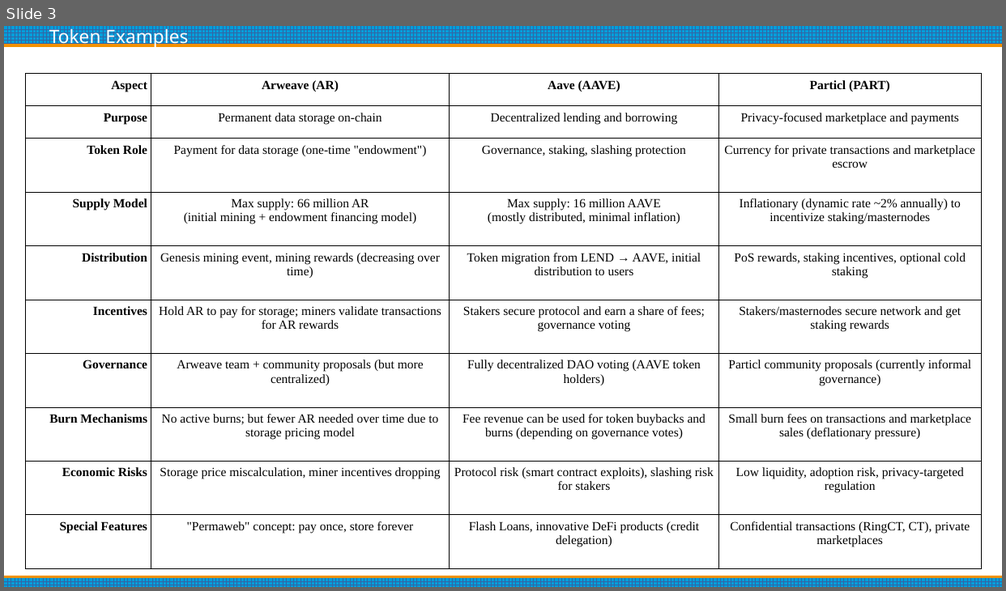
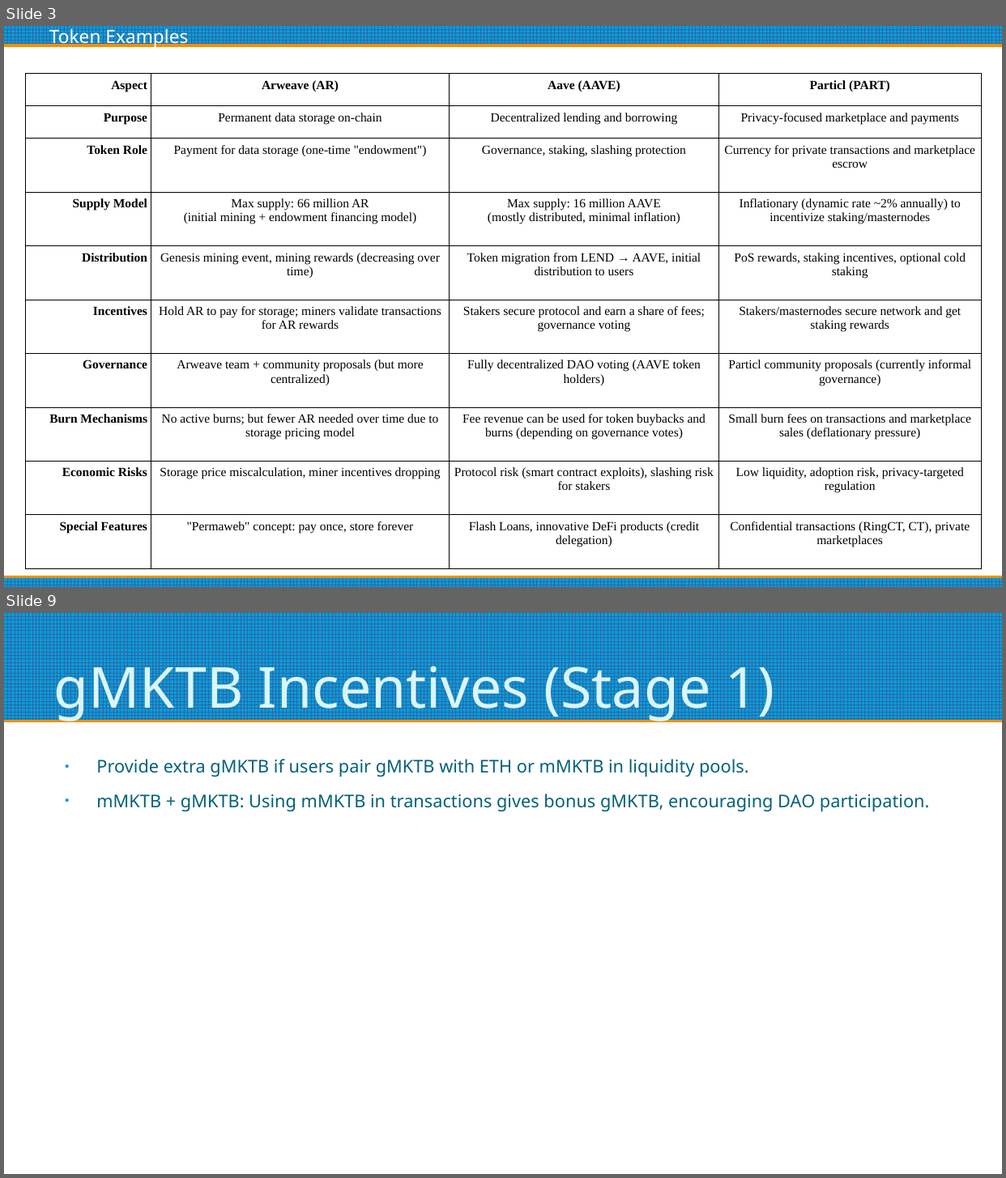
Before and after one commit to alaktrak/coinnect, a slide deck: presentation/Mrktblcks-Token-Presentation.odp. Shown one above the other, each under a label of ours: slide 3 before the commit, slides 3 and 9 after it; the slides between them are not shown. The pictures are 1006x591 and 1006x1178 pixels, drawn with LibreOffice and Linux fonts; fonts in the diff are those of the drawing. Boxes give left, top, right and bottom in pixels: in the first picture for what was removed or moved away, otherwise in the second. Text is boxed around its words. In the diff, an @@ line names an element or a change of style, - is before the commit and + after.

```diff
--- a/presentation/Mrktblcks-Token-Presentation.odp
+++ b/presentation/Mrktblcks-Token-Presentation.odp
@@ slide 9 added at <box>4,613,1002,1174</box>, background #FFFFFF @@
@@ rectangle added at <box>4,613,1002,720</box>, fill pattern #3465A4 on #009EDA @@
@@ title added at <box>54,655,775,722</box>, 45 pt, text #DBF5F9 @@
+gMKTB Incentives (Stage 1)
@@ text added at <box>96,759,930,812</box>, 14 pt, text #04617B @@
+● Provide extra gMKTB if users pair gMKTB with ETH or mMKTB in liquidity pools.
+● mMKTB + gMKTB: Using mMKTB in transactions gives bonus gMKTB, encouraging DAO participation.
```
Also in this commit, not shown: 3 slides changed, 3 other slides added, 6 other files.
